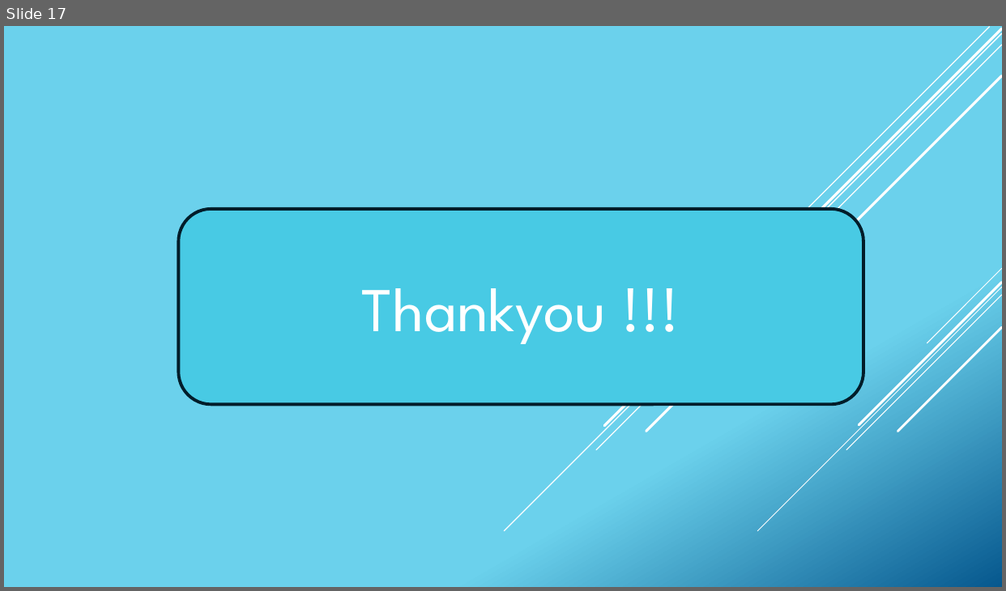
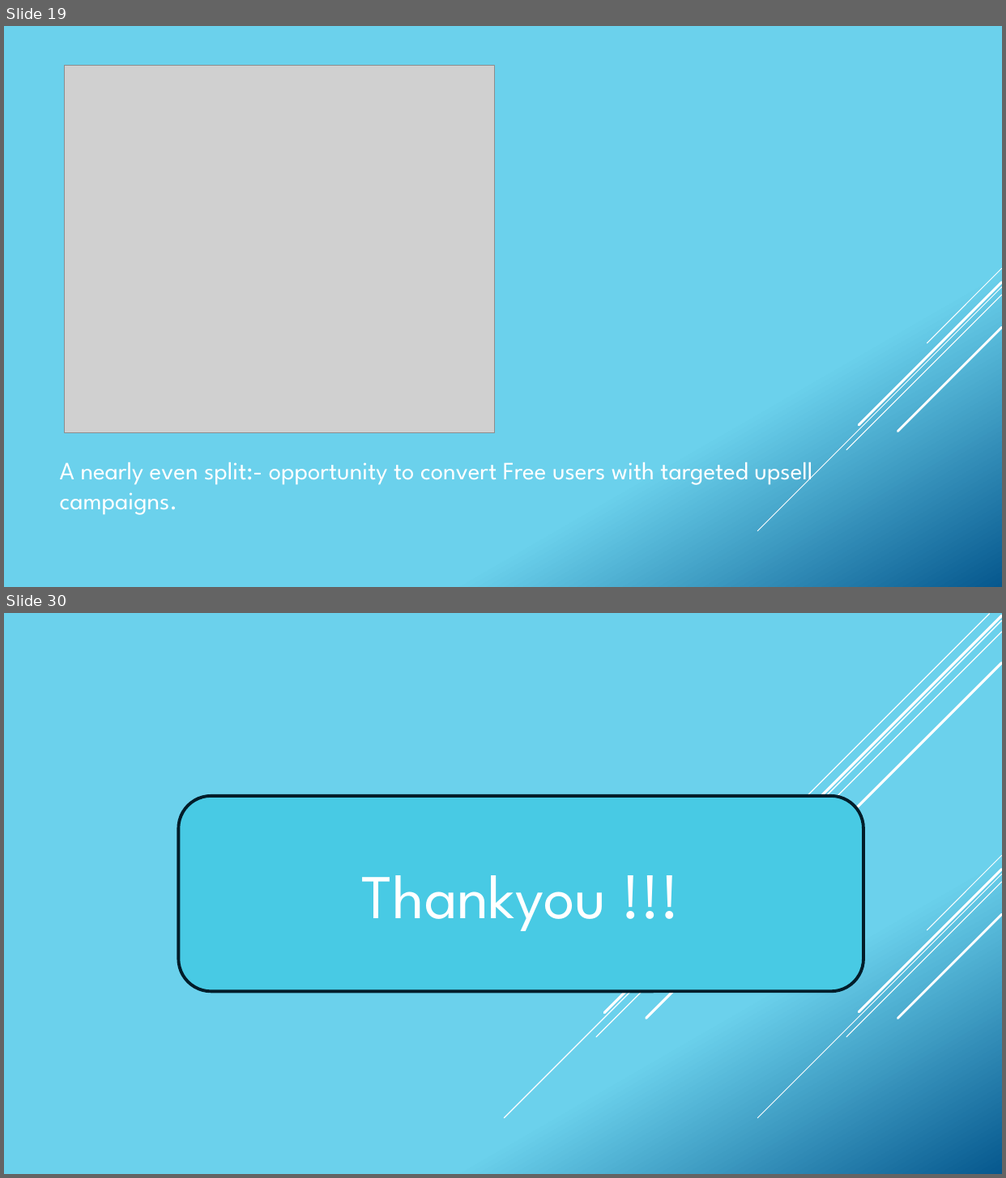
Before and after one commit to fivelidz/data-analytics-project, a slide deck: presentation/Presentation_Laura.pptx. Shown one above the other, each under a label of ours: slide 17 before the commit, slides 19 and 30 after it; the slides between them are not shown. The pictures are 1006x591 and 1006x1178 pixels, drawn with LibreOffice and Linux fonts; fonts in the diff are those of the drawing; grey boxes stand for pictures. Boxes give left, top, right and bottom in pixels: in the first picture for what was removed or moved away, otherwise in the second. Text is boxed around its words. In the diff, an @@ line names an element or a change of style, - is before the commit and + after.

```diff
--- a/presentation/Presentation_Laura.pptx
+++ b/presentation/Presentation_Laura.pptx
@@ slide 19 added at (4,26,1002,587), background gradient #6ED2EB to #06588E; not listed: 5 template elements that a slide beside it also shows @@
@@ picture added at (65,66,494,433) @@
@@ text added at (60,463,812,515), 24 pt, text #FFFFFF @@
+A nearly even split:- opportunity to convert Free users with targeted upsell campaigns.
@@ what was slide 17 is now slide 30 @@
```
Also in this commit, not shown: 12 other slides added, 2 other files.
